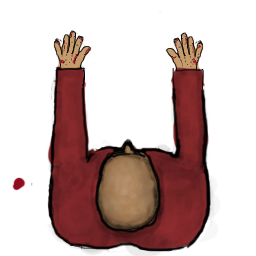
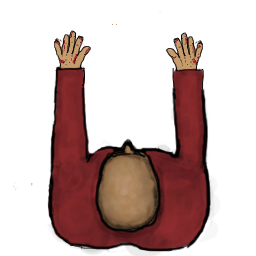
The second 256x256 image is a revision of the first. Changes to its layers:
painted on "COLOURS" over (12, 24, 210, 191)
